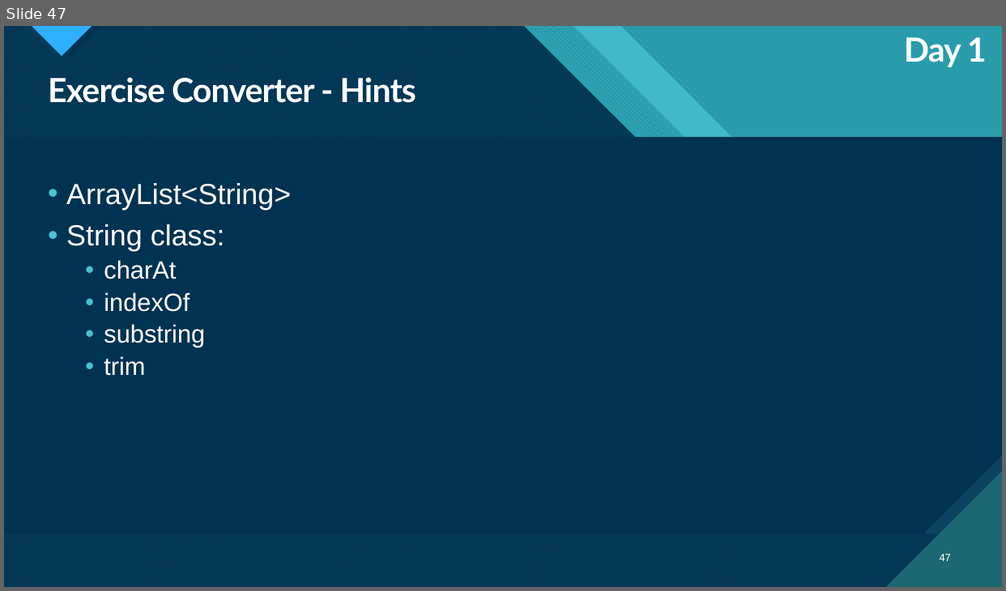
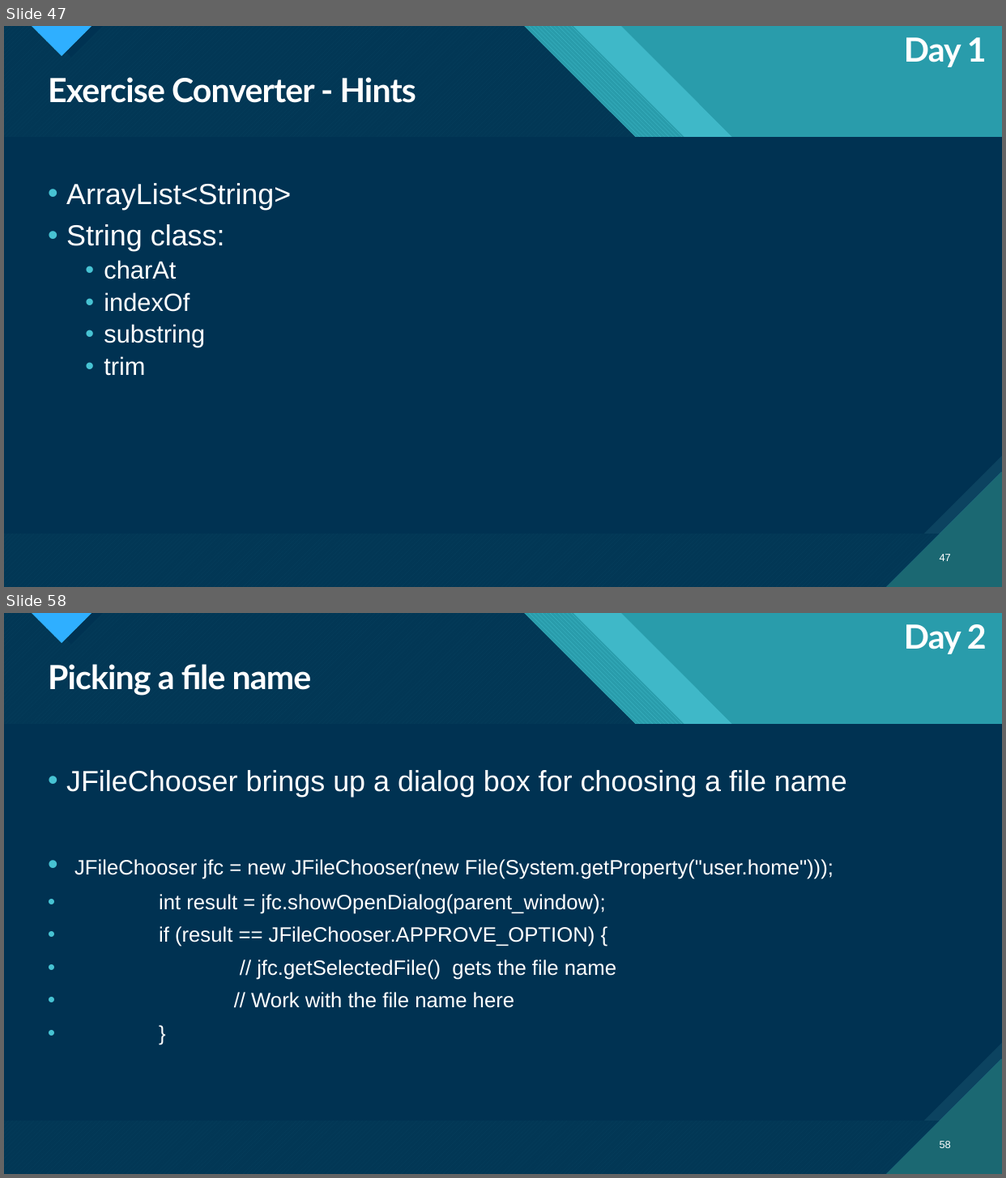
Before and after one commit to kwerling-MM/HHZ_SoSe2023_Praxis_Java, a slide deck: HHZ Java 20230425.pptx. Shown one above the other, each under a label of ours: slide 47 before the commit, slides 47 and 58 after it; the slides between them are not shown. The pictures are 1006x591 and 1006x1178 pixels, drawn with LibreOffice and Linux fonts; fonts in the diff are those of the drawing. Boxes give left, top, right and bottom in pixels: in the first picture for what was removed or moved away, otherwise in the second. Text is boxed around its words. In the diff, an @@ line names an element or a change of style, - is before the commit and + after.

```diff
--- a/HHZ Java 20230425.pptx
+++ b/HHZ Java 20230425.pptx
@@ slide 58 added at [4, 613, 1002, 1174], background #47C3D3; not listed: 18 template elements that a slide beside it also shows @@
@@ text added at [904, 624, 987, 654], 32 pt, text #FFFFFF, bold @@
+Day 2
@@ title added at [48, 664, 312, 696], 32 pt, text #FFFFFF, bold @@
+Picking a file name
@@ text added at [66, 770, 847, 1008], 20 pt, text #FFFFFF @@
+• JFileChooser brings up a dialog box for choosing a file name
+• JFileChooser jfc = new JFileChooser(new File(System.getProperty("user.home")));
+• int result = jfc.showOpenDialog(parent_window);
+• if (result == JFileChooser.APPROVE_OPTION) {
+• // jfc.getSelectedFile() gets the file name
+• // Work with the file name here
+• }
@@ page number added at [940, 1141, 951, 1148], 10 pt, text #FFFFFF @@
+58
```
Also in this commit, not shown: 23 other slides added.
